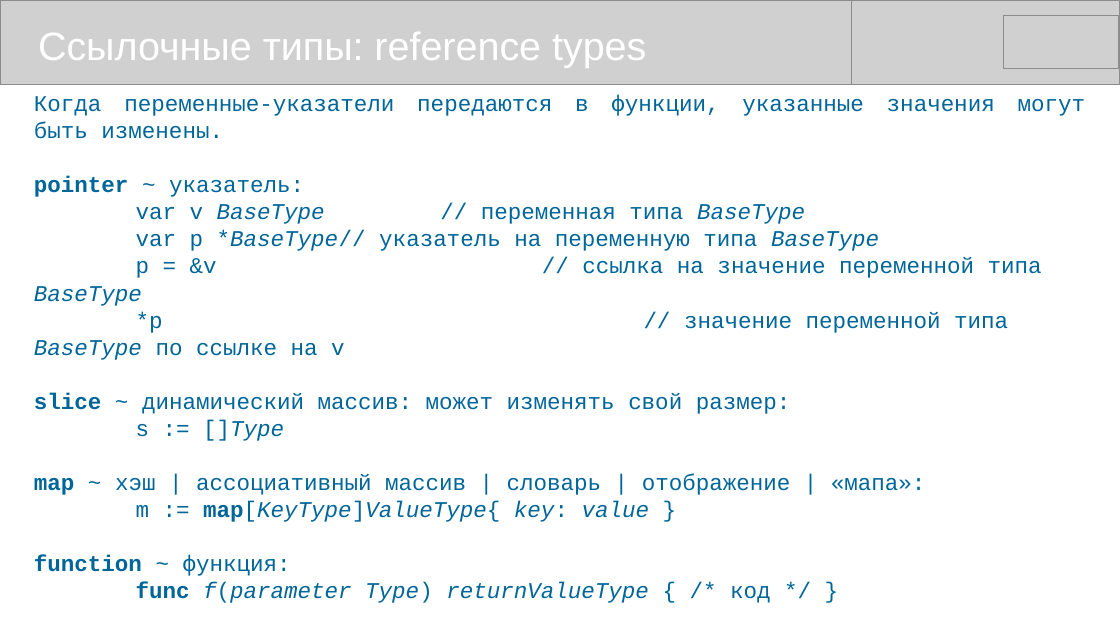
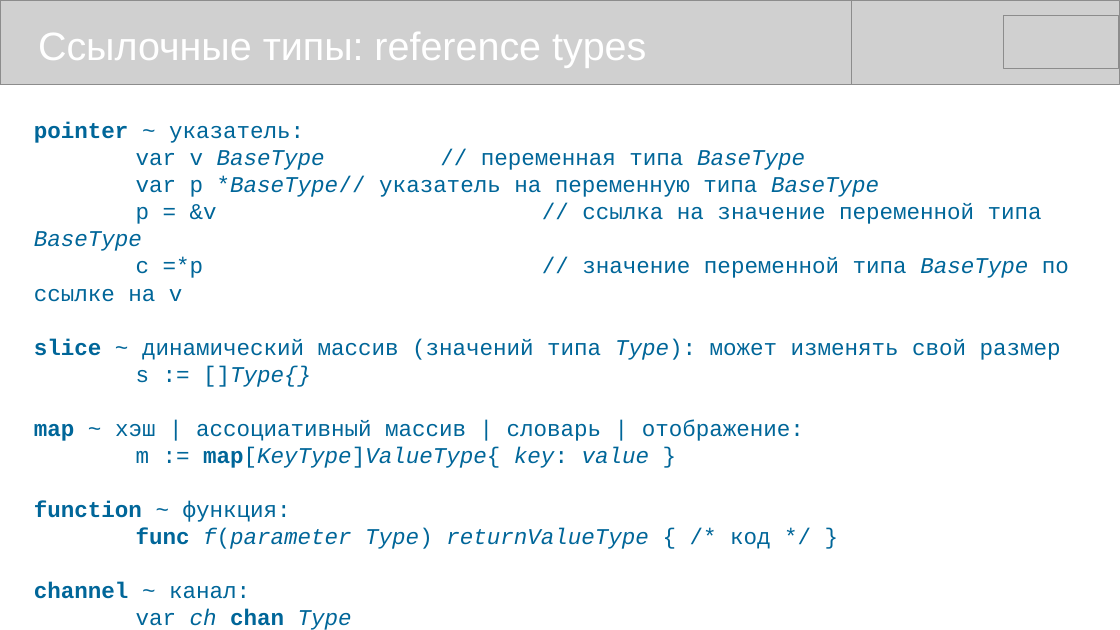
Before and after one commit to mike-shock/Go_language, a slide deck: slide 18 of Go_Preview.odp (slide 19 before the commit). Drawn at 1120x630 pixels with LibreOffice and Linux fonts; fonts in the diff are those of the drawing; grey boxes stand for pictures. Boxes give left, top, right and bottom in pixels: in the first picture for what was removed or moved away, otherwise in the second. Text is boxed around its words. In the diff, an @@ line names an element or a change of style, - is before the commit and + after.

```diff
--- a/Go_Preview.odp
+++ b/Go_Preview.odp
@@ text at box(34, 122, 1069, 599): text changed; italic off @@
-ch chan Type
+var ch chan Type
@@ text at box(34, 95, 1086, 116): paragraph removed @@
-Когда переменные-указатели передаются в функции, указанные значения могут быть изменены.
@@ text at box(34, 257, 1069, 441): text changed @@
-*p // значение переменной типа BaseType по ссылке на v
-slice ~ динамический массив: может изменять свой размер:
-s := []Type
-map ~ хэш | ассоциативный массив | словарь | отображение | «мапа»:
+c =*p // значение переменной типа BaseType по ссылке на v
+slice ~ динамический массив (значений типа Type): может изменять свой размер
+s := []Type{}
+map ~ хэш | ассоциативный массив | словарь | отображение:
```
Also in this commit, not shown: 10 other slides changed, 5 slides removed, 1 other file.
